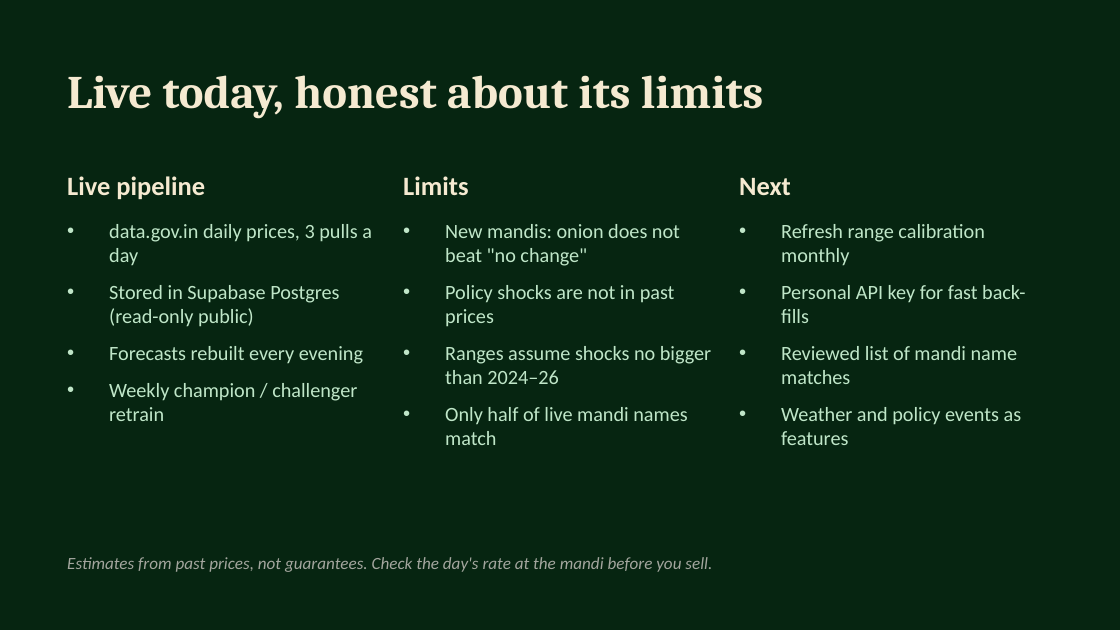
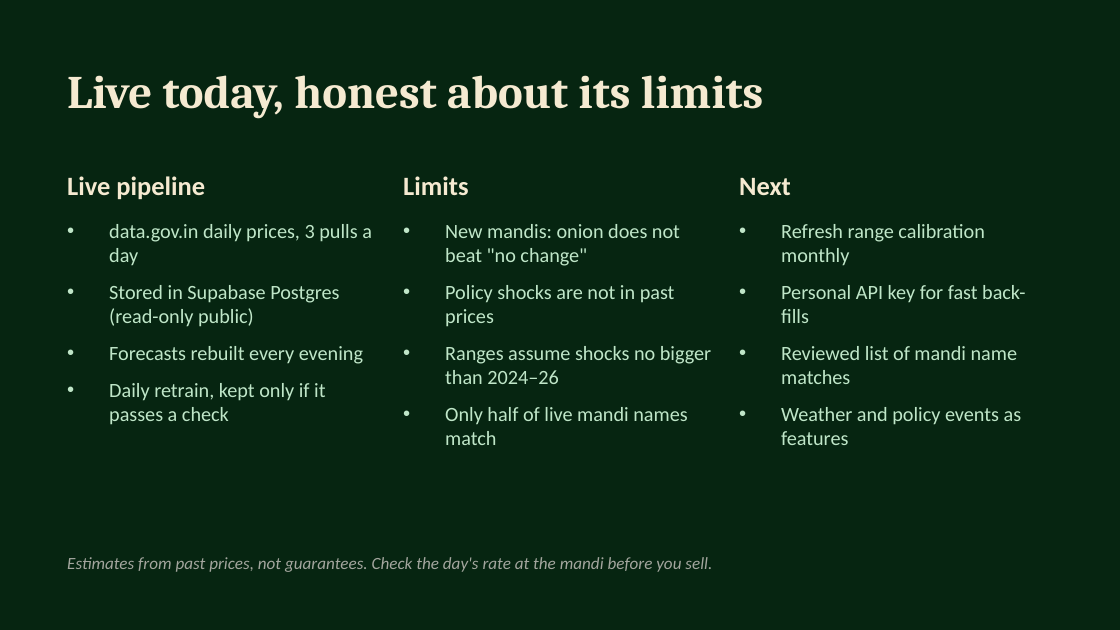
Before and after one commit to Iamshi-vissa/FarmStat, a slide deck: slide 10 of docs/FarmStat_presentation.pptx. Drawn at 1120x630 pixels with LibreOffice and Linux fonts; fonts in the diff are those of the drawing. Boxes give left, top, right and bottom in pixels: in the first picture for what was removed or moved away, otherwise in the second. Text is boxed around its words. In the diff, an @@ line names an element or a change of style, - is before the commit and + after.

Commit message:
Fix the daily price job and retrain every day
The daily job had failed every night since the live feed started: data.gov.in reports some markets under two
spellings of their district, so the same market got the same week twice and building the forecasts failed with
"cannot reindex on an axis with duplicate labels". Nothing new was saved, so the app stayed on July 2026.

- Live weeks are keyed by crop, state and market (the district shown is the most frequent spelling); the loader
  also drops any repeated week
- The daily job now retrains after loading the day's prices; a new model is kept only if it passes a check on
  held-out weeks (champion / challenger, or beating "no change" on the last 4 known weeks)
- The job also runs when the pipeline's code changes, so this fix takes effect on push
- Weekly retrain workflow is now manual only; docs updated

```diff
--- a/docs/FarmStat_presentation.pptx
+++ b/docs/FarmStat_presentation.pptx
@@ text at bbox=[109, 383, 325, 425]: text changed @@
-• Weekly champion / challenger retrain
+• Daily retrain, kept only if it passes a check
```
Also in this commit, not shown: 12 other files.
